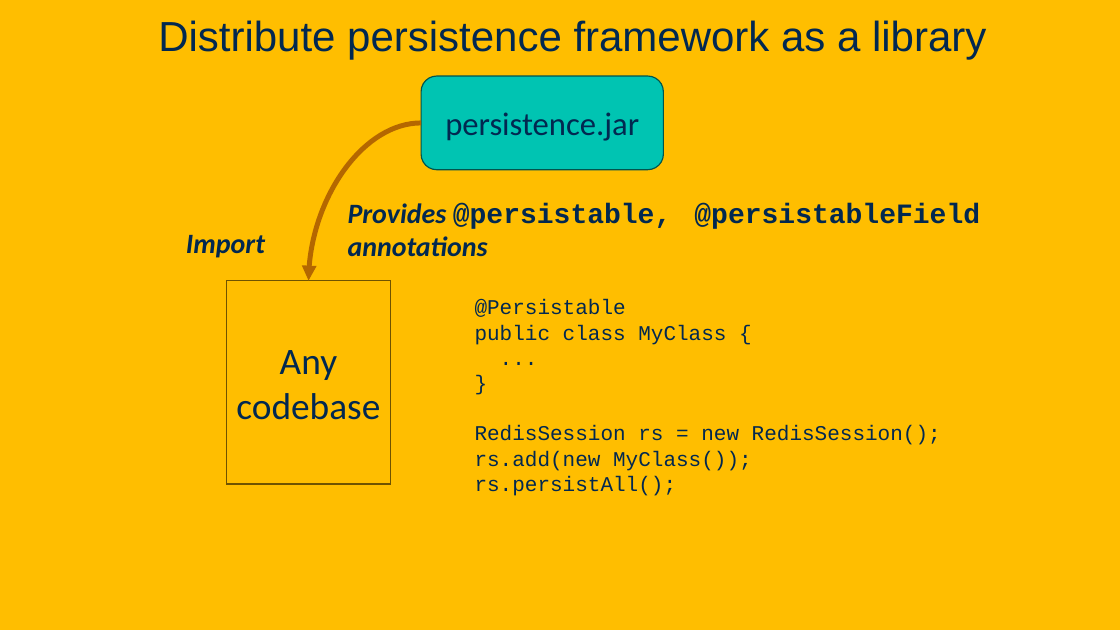
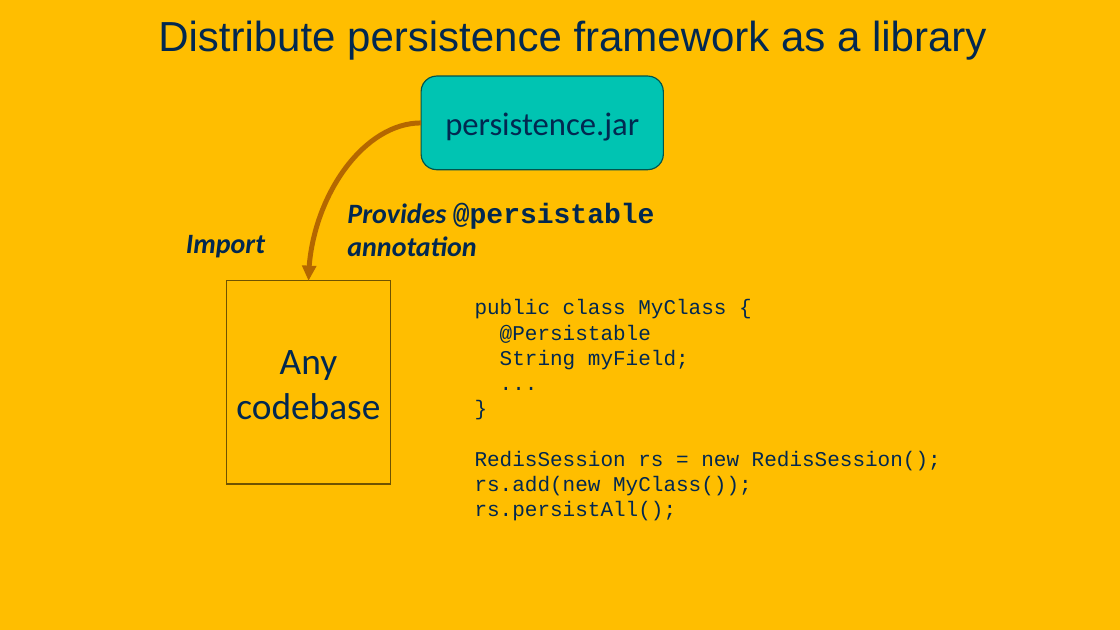
Before and after one commit to davsec-teaching/ECS160-Winter2025, a slide deck: slide 42 of slides/5_annotations_and_reflection.pptx (slide 32 before the commit). Drawn at 1120x630 pixels with LibreOffice and Linux fonts; fonts in the diff are those of the drawing; background and template pictures are left out. Boxes give left, top, right and bottom in pixels: in the first picture for what was removed or moved away, otherwise in the second. Text is boxed around its words. In the diff, an @@ line names an element or a change of style, - is before the commit and + after.

Commit message:
Updated reflection and annotations slides

```diff
--- a/slides/5_annotations_and_reflection.pptx
+++ b/slides/5_annotations_and_reflection.pptx
@@ text at bbox=[347, 203, 655, 257]: text changed; font Courier New to Calibri; italic on @@
-Provides @persistable, @persistableField annotations
+Provides @persistable annotation
@@ text at bbox=[475, 299, 726, 319]: paragraph added @@
+public class MyClass {
@@ text at bbox=[500, 350, 689, 370]: text changed @@
-public class MyClass {
+String myField;
```
Also in this commit, not shown: 7 other slides changed, 15 slides added, 4 slides removed.
